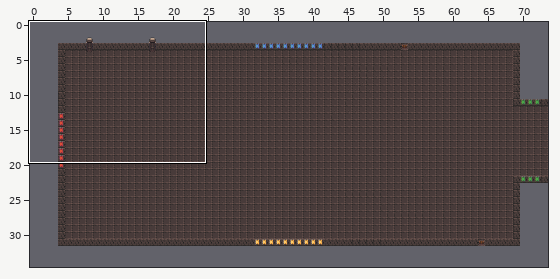
Tiled map: app/src/main/assets/Map1.tmx. Above, an overview of the earlier version with the close-up marked.
Close-up. Earlier state:
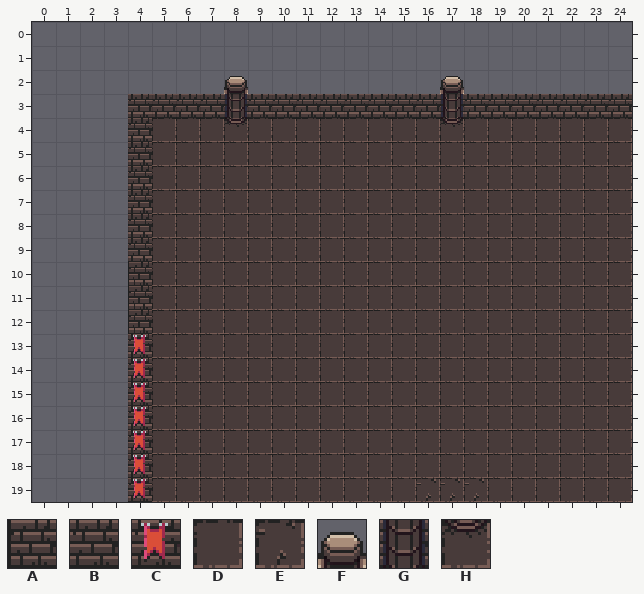
Cells are 16x16 px. Shown: x 0..24, y 0..19. The commit also changed other parts of the map, which this record leaves out.
Key: from "Map1": A 33, B 34, C 65, D 129, E 131, F 166, G 198, H 230.
_ is an empty cell.
Layer "Tile Layer 1" before, first column x 0:
 0 _________________________
 1 _________________________
 2 ________F________F_______
 3 ____BBBBGBBBBBBBBGBBBBBBB
 4 ____BDDDHDDDDDDDDHDDDDDDD
 5 ____BDDDDDDDDDDDDDDDDDDDD
 6 ____BDDDDDDDDDDDDDDDDDDDD
 7 ____BDDDDDDDDDDDDDDDDDDDD
 8 ____BDDDDDDDDDDDDDDDDDDDD
 9 ____BDDDDDDDDDDDDDDDDDDDD
10 ____ADDDDDDDDDDDDDDDDDDDD
11 ____ADDDDDDDDDDDDDDDDDDDD
12 ____ADDDDDDDDDDDDDDDDDDDD
13 ____CDDDDDDDDDDDDDDDDDDDD
14 ____CDDDDDDDDDDDDDDDDDDDD
15 ____CDDDDDDDDDDDDDDDDDDDD
16 ____CDDDDDDDDDDDDDDDDDDDD
17 ____CDDDDDDDDDDDDDDDDDDDD
18 ____CDDDDDDDDDDDDDDDDDDDD
19 ____CDDDDDDDDDDDEEEDDDDDD
The result:
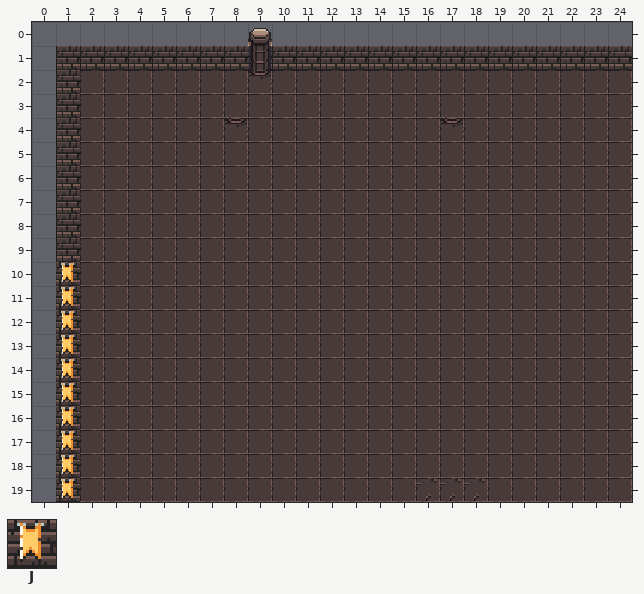
Further tiles: from "Map1": J 98.
Change:
Layer "Tile Layer 1":
The author put tile A in row 1 at x 1 to 8 and 10 to 24; in rows 2 to 9 at x 1.
Tile A becomes tile D in rows 10 to 12 at x 4.
Tile B becomes tile D in row 3 at x 4 to 7, 9 to 16 and 18 to 24; in rows 4 to 9 at x 4.
Tile C becomes tile D in rows 13 to 19 at x 4.
Tile F becomes tile D in row 2 at x 8 and 17.
Tile G becomes tile D in row 3 at x 8 and 17.
The author put tile D in row 2 at x 2 to 7, 10 to 16 and 18 to 24; in rows 3 to 19 at x 2 to 3.
The author put tile F in row 0 at x 9.
The author put tile G in row 1 at x 9.
The author put tile H in row 2 at x 9.
The author put tile J in rows 10 to 19 at x 1.
Boxes around the changes in both close-ups, in picture pixels (x1, y1, x2, y2):
changed: (56, 28, 632, 502)
